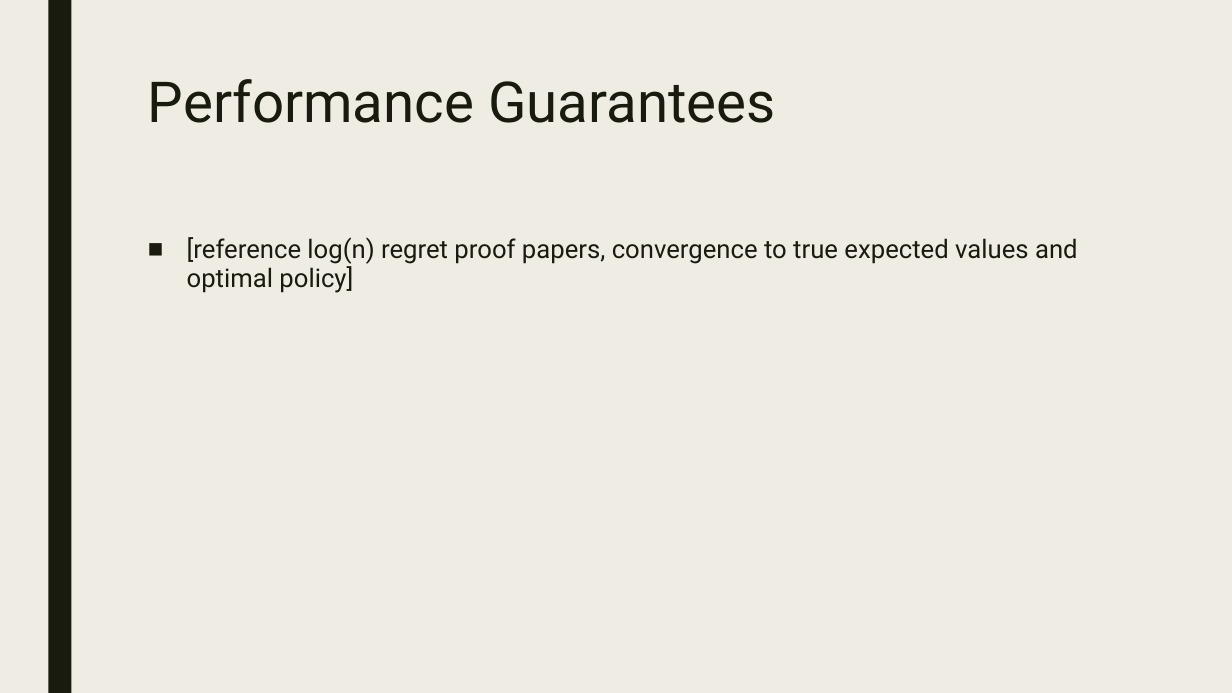
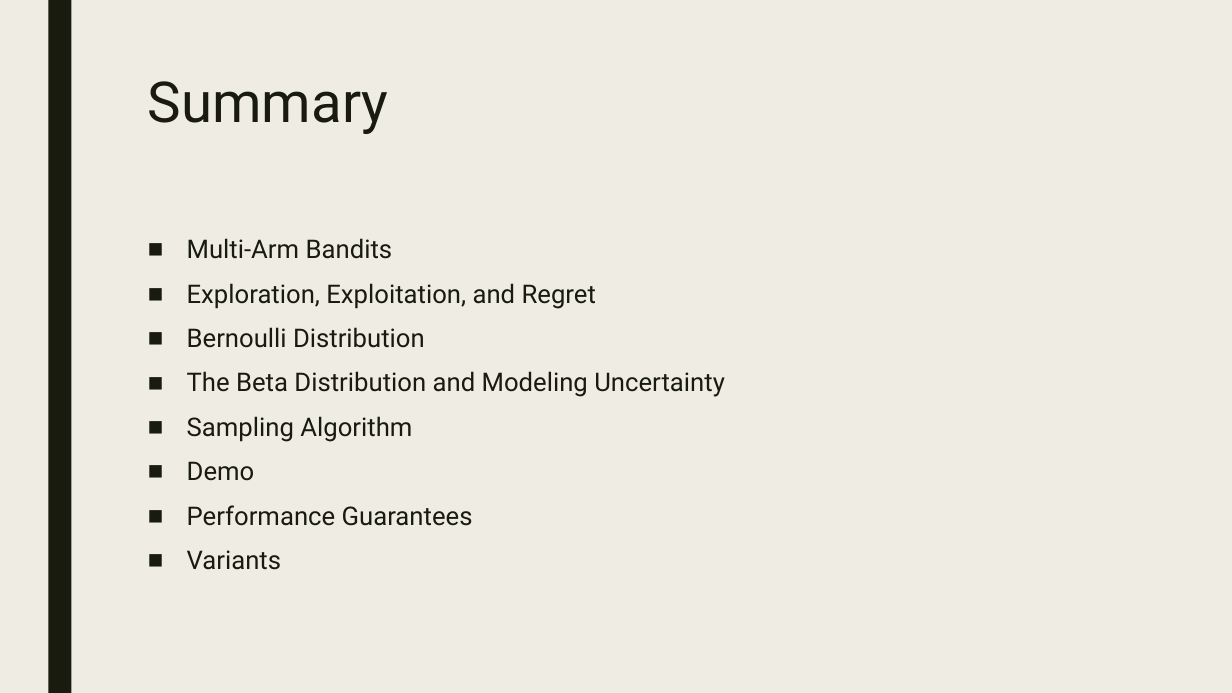
Before and after one commit to CourseReps/ECEN689-Fall2018, a slide deck: slide 16 of Students/siddharthajit/Tutorial Presentation/Thompson Sampling.pptx. Drawn at 1232x693 pixels with LibreOffice and Linux fonts; fonts in the diff are those of the drawing. Boxes give left, top, right and bottom in pixels: in the first picture for what was removed or moved away, otherwise in the second. Text is boxed around its words. In the diff, an @@ line names an element or a change of style, - is before the commit and + after.

```diff
--- a/Students/siddharthajit/Tutorial Presentation/Thompson Sampling.pptx
+++ b/Students/siddharthajit/Tutorial Presentation/Thompson Sampling.pptx
@@ title at bbox=[148, 81, 389, 134]: text changed @@
-Performance Guarantees
+Summary
@@ text at bbox=[187, 238, 725, 570]: text changed @@
-■ [reference log(n) regret proof papers, convergence to true expected values and optimal policy]
+■ Multi-Arm Bandits
+■ Exploration, Exploitation, and Regret
+■ Bernoulli Distribution
+■ The Beta Distribution and Modeling Uncertainty
+■ Sampling Algorithm
+■ Demo
+■ Performance Guarantees
+■ Variants
```
Also in this commit, not shown: 8 other slides changed, 6 slides added, 6 slides removed.
